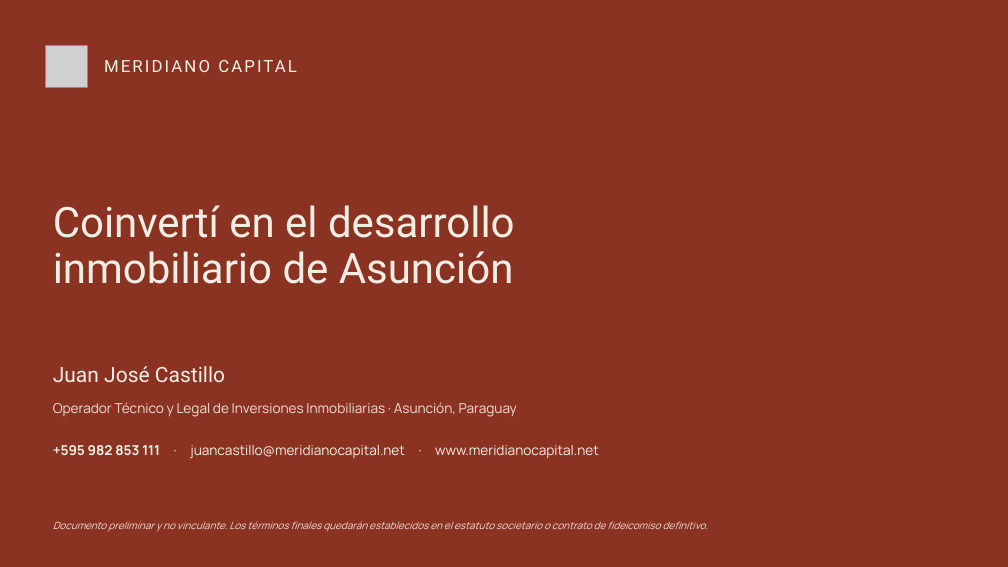
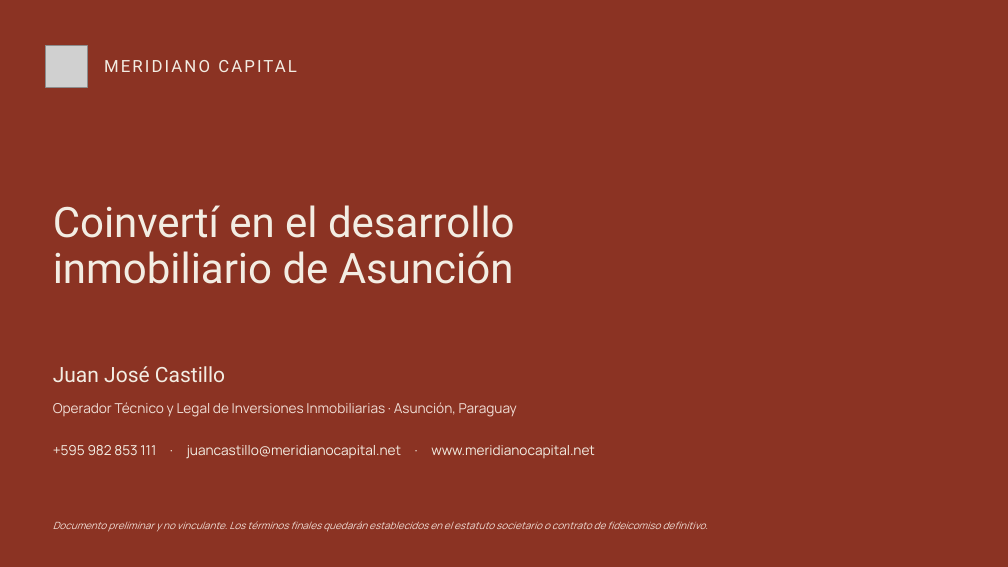
Before and after one commit to juanjosecastillo608/Meridiano-Capital, a slide deck: slide 13 of production/entregables/Meridiano_Deck_Coinversion.pptx. Drawn at 1008x567 pixels with LibreOffice and Linux fonts; fonts in the diff are those of the drawing; grey boxes stand for pictures. Boxes give left, top, right and bottom in pixels: in the first picture for what was removed or moved away, otherwise in the second. Text is boxed around its words. In the diff, an @@ line names an element or a change of style, - is before the commit and + after.

```diff
--- a/production/entregables/Meridiano_Deck_Coinversion.pptx
+++ b/production/entregables/Meridiano_Deck_Coinversion.pptx
@@ text "+595 982 853 111 · ..." at [53, 445, 595, 458]: bold off in "+595 982 853 111" @@
```
Also in this commit, not shown: 23 other files.
